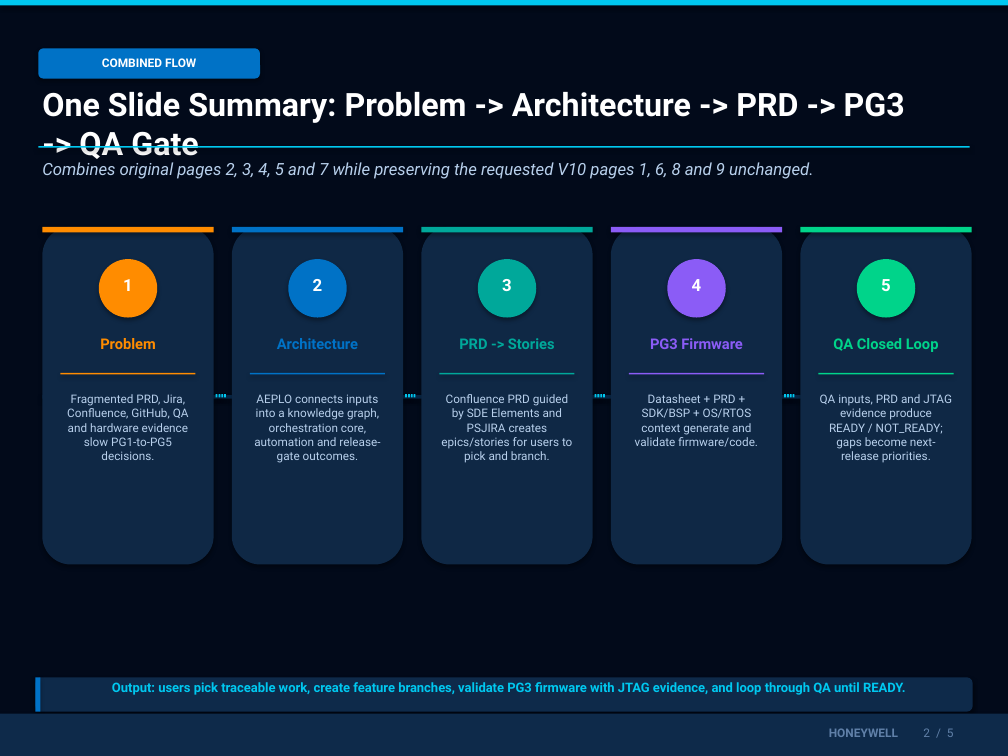
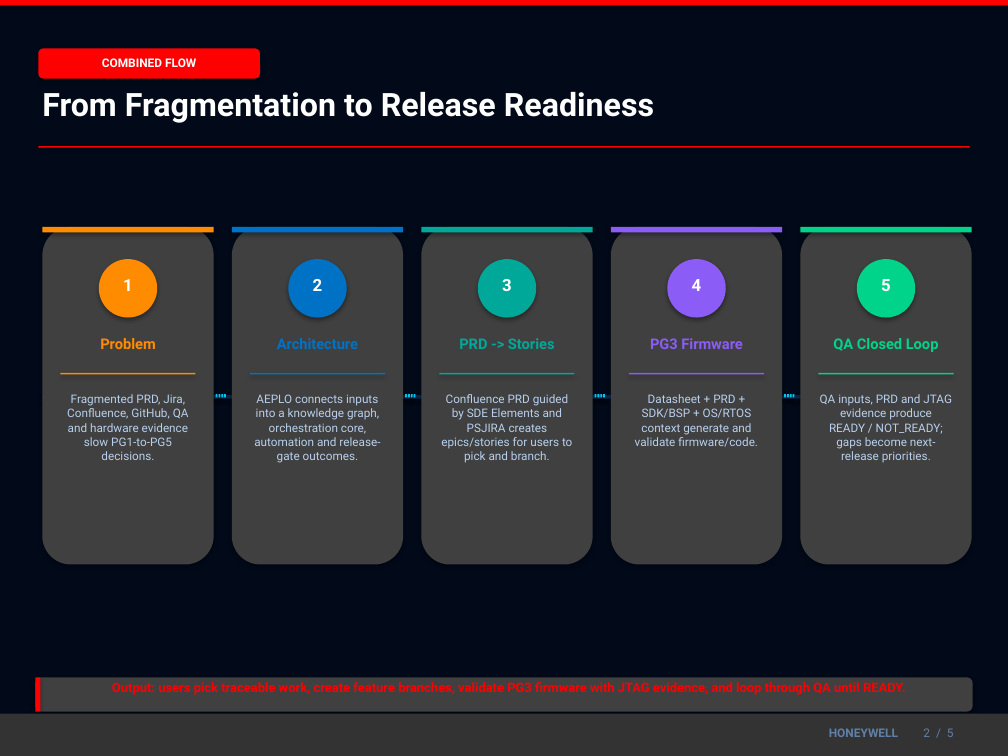
Before and after one commit to shyamnexus/HON_PPT, a slide deck: slide 2 of AI-Driven Embedded Product Lifecycle OrchestratorV10.pptx. Drawn at 1008x756 pixels with LibreOffice and Linux fonts; fonts in the diff are those of the drawing. Boxes give left, top, right and bottom in pixels: in the first picture for what was removed or moved away, otherwise in the second. Text is boxed around its words. In the diff, an @@ line names an element or a change of style, - is before the commit and + after.

```diff
--- a/AI-Driven Embedded Product Lifecycle OrchestratorV10.pptx
+++ b/AI-Driven Embedded Product Lifecycle OrchestratorV10.pptx
@@ rectangle at bbox=[0, 0, 1008, 6]: fill #00C8F0 to #FF0000 @@
@@ rounded rectangle at bbox=[38, 48, 260, 79]: fill #0072C6 to #FF0000 @@
@@ text at bbox=[42, 92, 654, 123]: text changed @@
-One Slide Summary: Problem -> Architecture -> PRD -> PG3 -> QA Gate
+From Fragmentation to Release Readiness
@@ rectangle at bbox=[38, 146, 970, 148]: fill #00C8F0 to #FF0000 @@
@@ text removed at bbox=[42, 162, 813, 179] @@
-Combines original pages 2, 3, 4, 5 and 7 while preserving the requested V10 pages 1, 6, 8 and 9 unchanged.
@@ fill #0F2845 to #404040 in 5 elements at bbox=[42, 227, 214, 564], bbox=[232, 227, 403, 564], bbox=[421, 227, 593, 564], bbox=[611, 227, 782, 564], bbox=[800, 227, 972, 564] @@
@@ rectangle at bbox=[35, 677, 40, 712]: fill #0072C6 to #FF0000 @@
@@ rounded rectangle at bbox=[35, 677, 973, 712]: fill #0E2A4A to #404040 @@
@@ text "Output: users pick traceable work, ..." at bbox=[112, 682, 906, 695]: text colour #00C8F0 to #FF0000 @@
@@ rectangle at bbox=[0, 714, 1008, 756]: fill #0E2A4A to #333333 @@
```
Also in this commit, not shown: 2 other slides changed, 2 other files.
